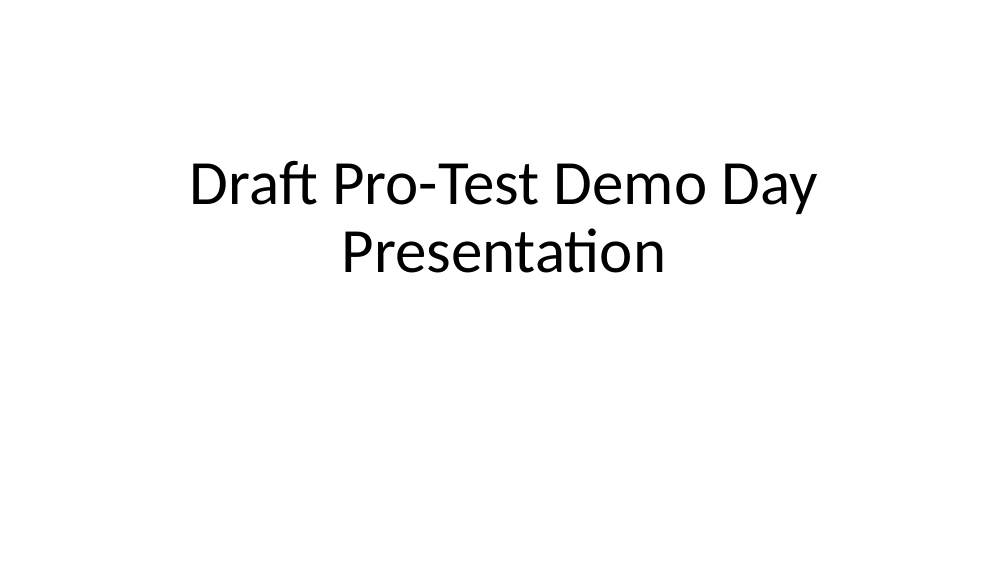
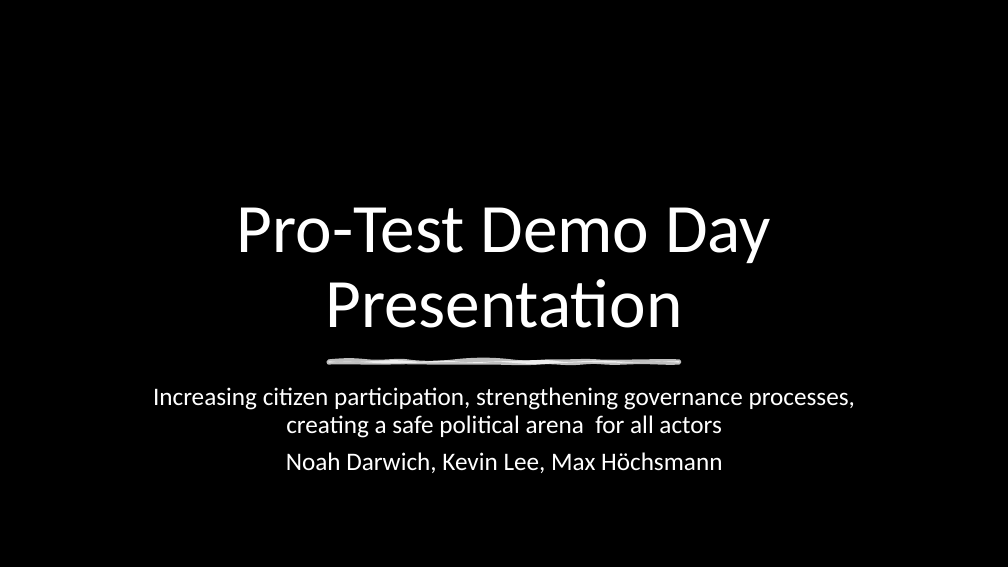
Before and after one commit to NoahDarwich/portest, a slide deck: slide 1 of Draft Pro-Test Demo Day Presentation.pptx. Drawn at 1008x567 pixels with LibreOffice and Linux fonts; fonts in the diff are those of the drawing; background and template pictures are left out. Boxes give left, top, right and bottom in pixels: in the first picture for what was removed or moved away, otherwise in the second. Text is boxed around its words. In the diff, an @@ line names an element or a change of style, - is before the commit and + after.

```diff
--- a/Draft Pro-Test Demo Day Presentation.pptx
+++ b/Draft Pro-Test Demo Day Presentation.pptx
@@ background #FFFFFF to picture (left out) @@
@@ title at (x1=237, y1=207, x2=771, y2=328): text changed; size 60 to 66 pt; text colour #000000 to #FFFFFF @@
-Draft Pro-Test Demo Day Presentation
+Pro-Test Demo Day Presentation
@@ subtitle added at (x1=153, y1=387, x2=855, y2=473), 24 pt, text #FFFFFF @@
+Increasing citizen participation, strengthening governance processes, creating a safe political arena for all actors
+Noah Darwich, Kevin Lee, Max Höchsmann
@@ freeform shape added at (x1=329, y1=361, x2=680, y2=363), fill #FFFFFF at 75% opacity, outline #FFFFFF 3.5 pt @@
```
Also in this commit, not shown: 2 other slides changed, 2 slides added, 1 slide removed.
